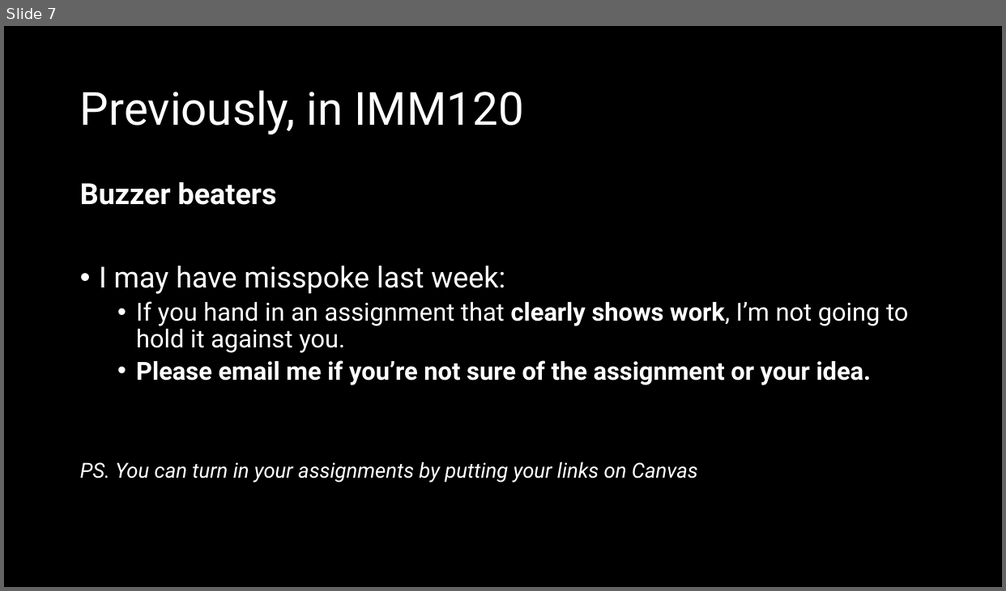
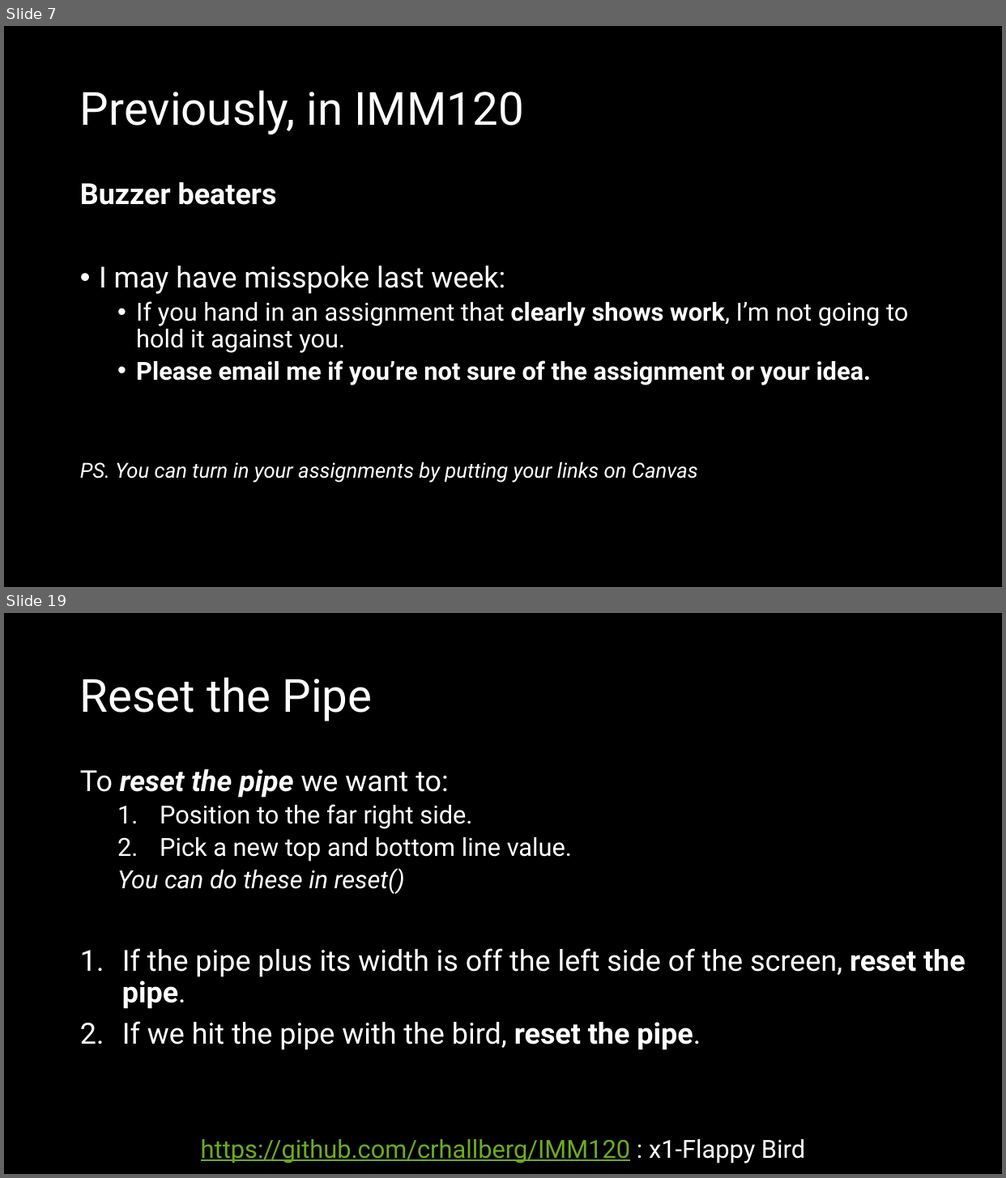
Before and after one commit to crhallberg/IMM120, a slide deck: Presentations/Class 03 - Sept 18.pptx. Shown one above the other, each under a label of ours: slide 7 before the commit, slides 7 and 19 after it; the slides between them are not shown. The pictures are 1006x591 and 1006x1178 pixels, drawn with LibreOffice and Linux fonts; fonts in the diff are those of the drawing. Boxes give left, top, right and bottom in pixels: in the first picture for what was removed or moved away, otherwise in the second. Text is boxed around its words. In the diff, an @@ line names an element or a change of style, - is before the commit and + after.

```diff
--- a/Presentations/Class 03 - Sept 18.pptx
+++ b/Presentations/Class 03 - Sept 18.pptx
@@ slide 19 added at <box>4,613,1002,1174</box>, background #000000 @@
@@ title added at <box>80,677,373,722</box>, 44 pt, text #FFFFFF @@
+Reset the Pipe
@@ text added at <box>80,769,965,1050</box>, 28 pt, text #FFFFFF @@
+To reset the pipe we want to:
+  1. Position to the far right side.
+  2. Pick a new top and bottom line value.
+  You can do these in reset()
+1. If the pipe plus its width is off the left side of the screen, reset the pipe.
+2. If we hit the pipe with the bird, reset the pipe.
@@ text added at <box>201,1139,805,1164</box>, 24 pt, text #6EAC1C, underline @@
+https://github.com/crhallberg/IMM120 : x1-Flappy Bird
```
Also in this commit, not shown: 2 slides changed, 14 other slides added, 1 other file.
